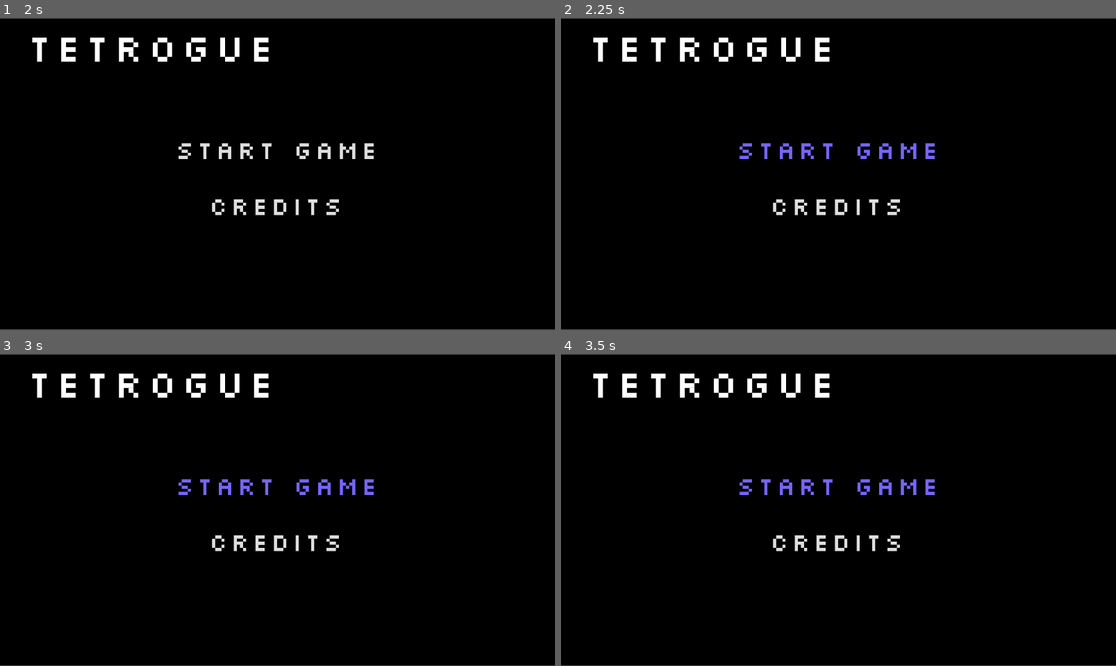
Above: before the commit, frames 1-4 (two rows, left to right).
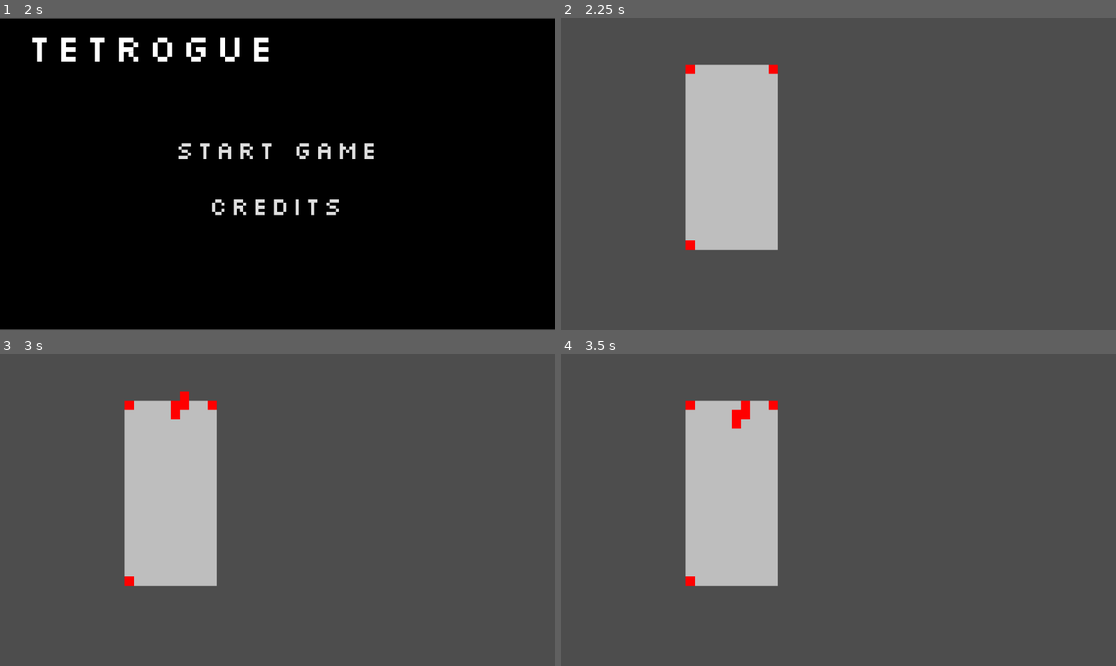
Above: after the commit, the same moments.

Repository: AsgerHB/create-jam-spring-2025
Game: Godot game, scene res://Scenes/Main Menu.tscn
The game is run twice, just before and just after one commit, with the same random seed, the same clock (stepped at 60 frames per second) and the same inputs. This scene is started directly instead of the project's main scene.
Inputs (mouse positions are in pixels of both pictures, inside the frame that each line leads up to):
- Up to frame 1 (2 s): click "Credits" at 0.5 s; click "Back" at 1.25 s
- Up to frame 2 (2.25 s): click "Start game" at 2 s
- Up to frame 3 (3 s): click (277, 488) at 2.75 s, where only the run before the commit has a clickable "Start game"
- Up to frame 4 (3.5 s): no input

Frame 1 is identical in both runs. In frame 2, 99% of the frame differs, in the area x 0-100%, y 0-100%; in frame 3, 99%; in frame 4, 99%.

Commit message:
Add stash of tetriminos

Diff:
--- a/Scenes/Credits.tscn
+++ b/Scenes/Credits.tscn
@@ -2,7 +2,7 @@
 
 [ext_resource type="Texture2D" uid="uid://bb72uply2u8hi" path="res://Sprites/Black.png" id="1_7xmno"]
 [ext_resource type="Theme" uid="uid://0guyg45mewl2" path="res://Theming/retro.tres" id="2_uy3b0"]
-[ext_resource type="Script" uid="uid://cb8yt3moiakpn" path="res://Scripts/credits.gd" id="3_iynit"]
+[ext_resource type="Script" uid="uid://cb8yt3moiakpn" path="res://Scripts/Credits.gd" id="3_iynit"]
 
 [node name="Menu" type="Node2D"]
 
--- a/Scenes/Main Menu.tscn
+++ b/Scenes/Main Menu.tscn
@@ -2,7 +2,7 @@
 
 [ext_resource type="Texture2D" uid="uid://bb72uply2u8hi" path="res://Sprites/Black.png" id="1_hcxxy"]
 [ext_resource type="Theme" uid="uid://0guyg45mewl2" path="res://Theming/retro.tres" id="1_totuj"]
-[ext_resource type="Script" uid="uid://vt4epfuxfljr" path="res://Scripts/main_menu.gd" id="3_ur25d"]
+[ext_resource type="Script" uid="uid://vt4epfuxfljr" path="res://Scripts/MainMenu.gd" id="3_ur25d"]
 [ext_resource type="Script" uid="uid://d3hhgq3jyhwgk" path="res://Scripts/ListenerExample.gd" id="4_eotax"]
 
 [node name="Menu" type="Node2D"]
--- /dev/null
+++ b/Scenes/Run.tscn
@@ -0,0 +1,9 @@
+[gd_scene load_steps=3 format=3 uid="uid://c551lhgp2fs81"]
+
+[ext_resource type="Script" uid="uid://cpr0xjiihm1b7" path="res://Scripts/RunState.gd" id="1_ropog"]
+[ext_resource type="PackedScene" uid="uid://ctihikfxioa4t" path="res://Scenes/Game.tscn" id="2_wyxvx"]
+
+[node name="Run" type="Node2D"]
+script = ExtResource("1_ropog")
+
+[node name="Game" parent="." instance=ExtResource("2_wyxvx")]
--- a/Scripts/main_menu.gd
+++ b/Scripts/MainMenu.gd
@@ -2,7 +2,7 @@
 
 
 func _on_play_button_pressed() -> void:
-	get_tree().change_scene_to_file("res://Scenes/Main Menu.tscn")
+	get_tree().change_scene_to_file("res://Scenes/Run.tscn")
 	pass # Replace with function body.
 
 
--- /dev/null
+++ b/Scripts/RunState.gd
@@ -0,0 +1,70 @@
+extends Node2D
+class_name RunState
+
+# Script to contain player status such as level, lives, and tetrimino stash
+
+
+func new_game():
+	current_stash = stash.duplicate()
+	#current_stash.shuffle()
+
+func pop_from_stash():
+	if current_stash.size() > 0:
+		return current_stash.pop_back()
+	else:
+		return null
+
+# The player's stash, minus all the ones that have already been put in play.
+var current_stash: Array[TetriminosTemplate] = stash.duplicate();
+
+var L = TetriminosTemplate.new([
+		CellTemplate.new(-1, 0, Cell.Type.Standard),
+		CellTemplate.new(0, 0, Cell.Type.Standard),
+		CellTemplate.new(1, 0, Cell.Type.Standard),
+		CellTemplate.new(-1, 1, Cell.Type.Standard),
+	])
+
+var T = TetriminosTemplate.new([
+		CellTemplate.new(1, 0, Cell.Type.Standard),
+		CellTemplate.new(0, 0, Cell.Type.Standard),
+		CellTemplate.new(-1, 0, Cell.Type.Standard),
+		CellTemplate.new(0, 1, Cell.Type.Standard),
+	])
+
+var I = TetriminosTemplate.new([
+		CellTemplate.new(1, 0, Cell.Type.Standard),
+		CellTemplate.new(0, 0, Cell.Type.Standard),
+		CellTemplate.new(-1, 0, Cell.Type.Standard),
+		CellTemplate.new(-2, 0, Cell.Type.Standard),
+	])
+
+var S = TetriminosTemplate.new([
+		CellTemplate.new(-1, -1, Cell.Type.Standard),
+		CellTemplate.new(-1, 0, Cell.Type.Standard),
+		CellTemplate.new(0, 0, Cell.Type.Standard),
+		CellTemplate.new(0, 1, Cell.Type.Standard),
+	])
+
+var Z = TetriminosTemplate.new([
+		CellTemplate.new(1, -1, Cell.Type.Standard),
+		CellTemplate.new(1, 0, Cell.Type.Standard),
+		CellTemplate.new(0, 0, Cell.Type.Standard),
+		CellTemplate.new(0, 1, Cell.Type.Standard),
+	])
+
+var O = TetriminosTemplate.new([
+		CellTemplate.new(0, 0, Cell.Type.Standard),
+		CellTemplate.new(0, 1, Cell.Type.Standard),
+		CellTemplate.new(1, 0, Cell.Type.Standard),
+		CellTemplate.new(1, 1, Cell.Type.Standard),
+	])
+
+# All the player's tetriminos. Hard-coded to starting values
+var stash: Array[TetriminosTemplate] = [
+	L,
+	O,
+	T,
+	I,
+	S,
+	Z,
+]
--- a/TetrisGame.gd
+++ b/TetrisGame.gd
@@ -9,12 +9,8 @@
 const cell_prefab: PackedScene = preload("res://Prefabs/Cell.tscn")
 const tetriminos_prefab: PackedScene = preload("res://Prefabs/Tetriminos.tscn")
 
-var example_tetriminos = TetriminosTemplate.new([
-	CellTemplate.new(-1, 0, Cell.Type.Standard),
-	CellTemplate.new(0, 0, Cell.Type.Standard),
-	CellTemplate.new(1, 0, Cell.Type.Standard),
-	CellTemplate.new(-1, 1, Cell.Type.Standard),
-])
+@onready var run_state:RunState = $"/root/Run"
+
 
 @export var move_interval_ticks: int = 14
 @export var move_fast_interval_ticks: int = 2
@@ -34,10 +30,15 @@
 			r.append(null)
 		grid.append(r)
 
+	run_state.new_game()
+
 	# TEST
 	set_at(0, 0, Cell.Type.Standard)
 	set_at(0, HEIGHT-1, Cell.Type.Standard)
 	set_at(WIDTH-1, 0, Cell.Type.Standard)
+
+func dead():
+	get_tree().change_scene_to_file("res://Scenes/Main Menu.tscn")
 
 
 func out_of_bounds(x: int, y: int) -> bool:
@@ -67,9 +68,10 @@
 	draw_rect(Rect2(-half, -half, WIDTH * CELL_SIZE, HEIGHT * CELL_SIZE), Color.GRAY)
 
 func get_next_tetriminos_from_deck() -> TetriminosTemplate:
-	# TODO Draw from deck instead
-	return example_tetriminos
-
+	var next = run_state.pop_from_stash()
+	if next == null:
+		dead()
+	return next
 
 func _process(delta):
 	if Input.is_action_just_pressed("ui_right"):
--- a/project.godot
+++ b/project.godot
@@ -11,7 +11,7 @@
 [application]
 
 config/name="Create Jam Spring 2025"
-run/main_scene="uid://ctihikfxioa4t"
+run/main_scene="uid://c551lhgp2fs81"
 config/features=PackedStringArray("4.4", "Forward Plus")
 config/icon="res://icon.svg"
 
Renamed: Scripts/credits.gd -> Scripts/Credits.gd
Renamed: Scripts/credits.gd.uid -> Scripts/Credits.gd.uid
Renamed: Scripts/main_menu.gd.uid -> Scripts/MainMenu.gd.uid
Not shown, added: Scripts/RunState.gd.uid
